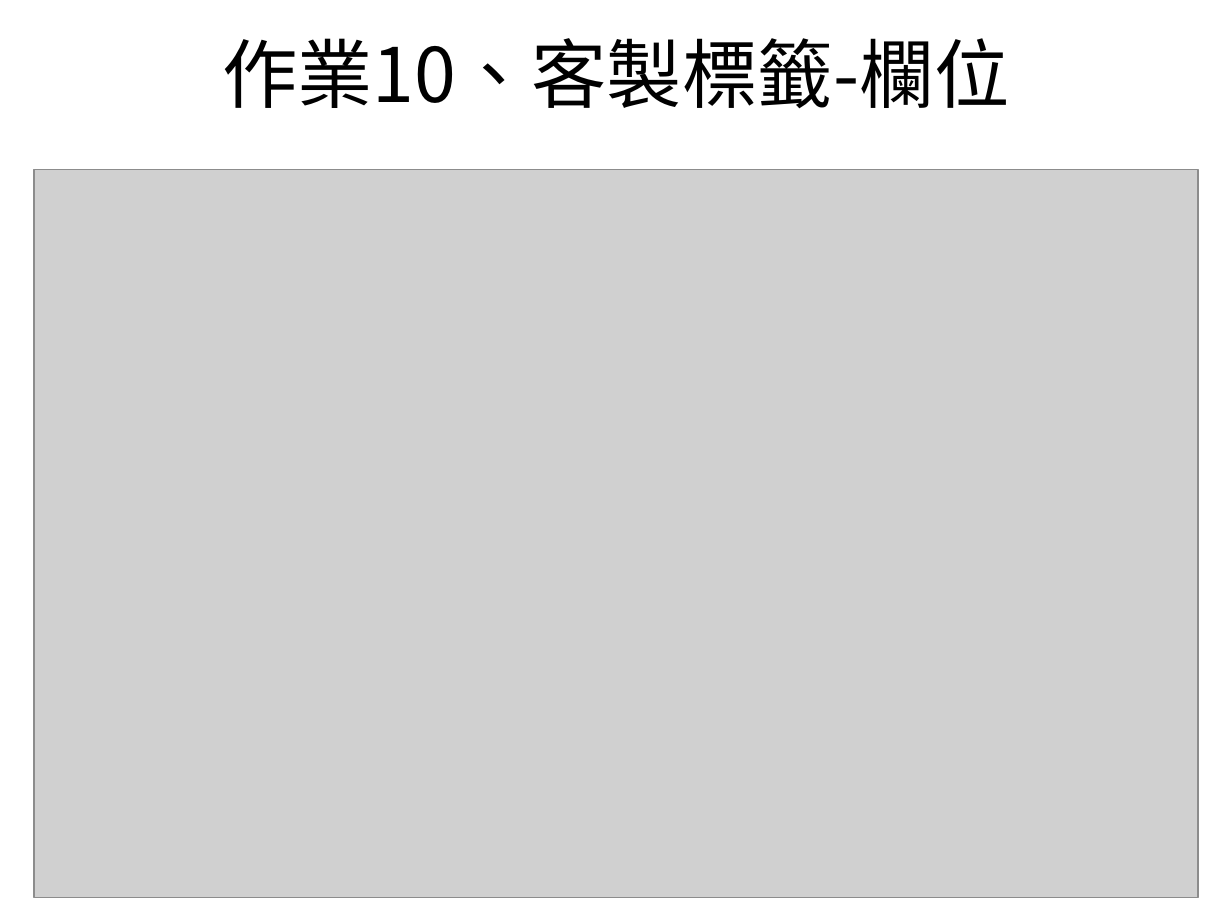
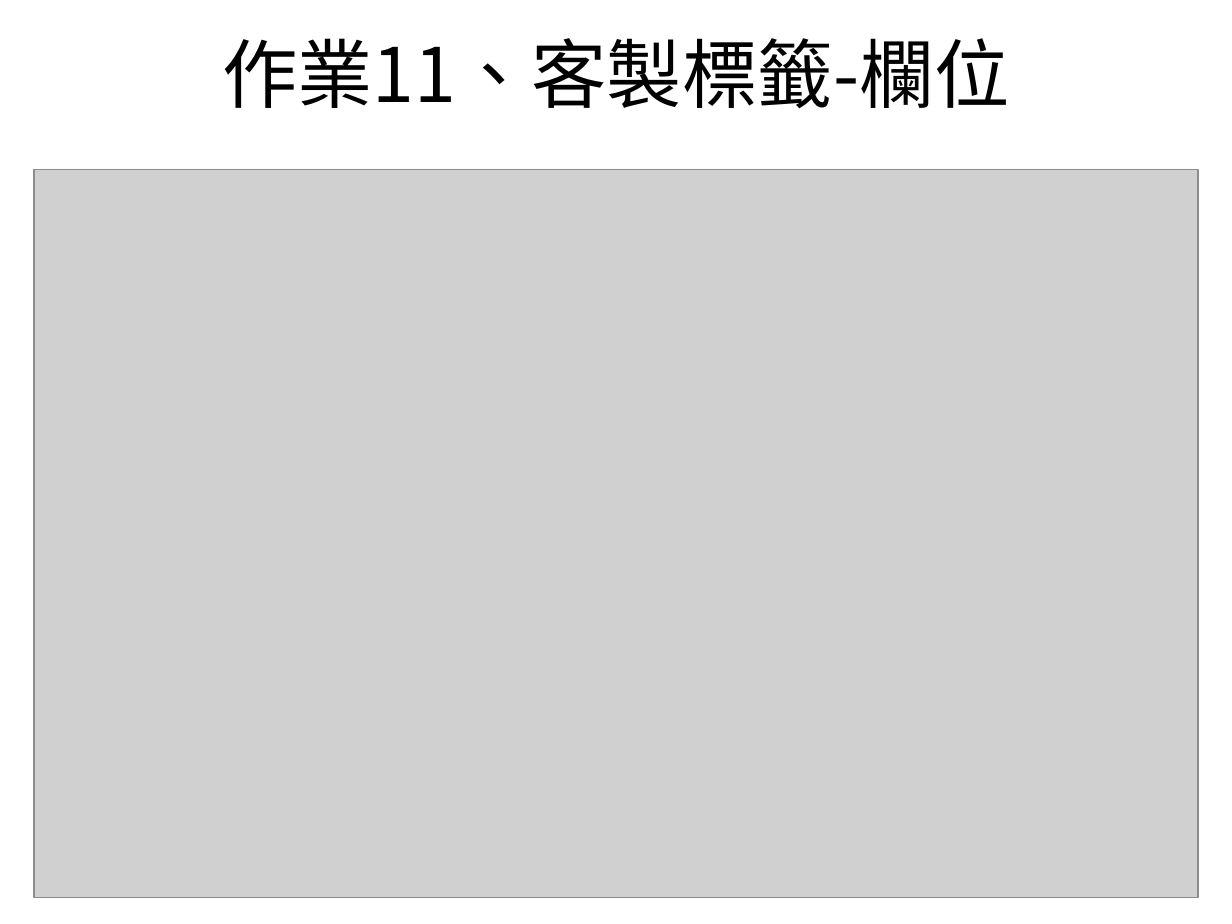
Before and after one commit to bfhaha/bfhaha.github.io, a slide deck: slide 18 of salesforce.ppt. Drawn at 1232x924 pixels with LibreOffice and Linux fonts; fonts in the diff are those of the drawing; grey boxes stand for pictures. Boxes give left, top, right and bottom in pixels: in the first picture for what was removed or moved away, otherwise in the second. Text is boxed around its words. In the diff, an @@ line names an element or a change of style, - is before the commit and + after.

```diff
--- a/salesforce.ppt
+++ b/salesforce.ppt
@@ title at <box>222,38,1010,109</box>: text changed @@
-作業10、客製標籤-欄位
+作業11、客製標籤-欄位
```
Also in this commit, not shown: 14 other slides changed.
